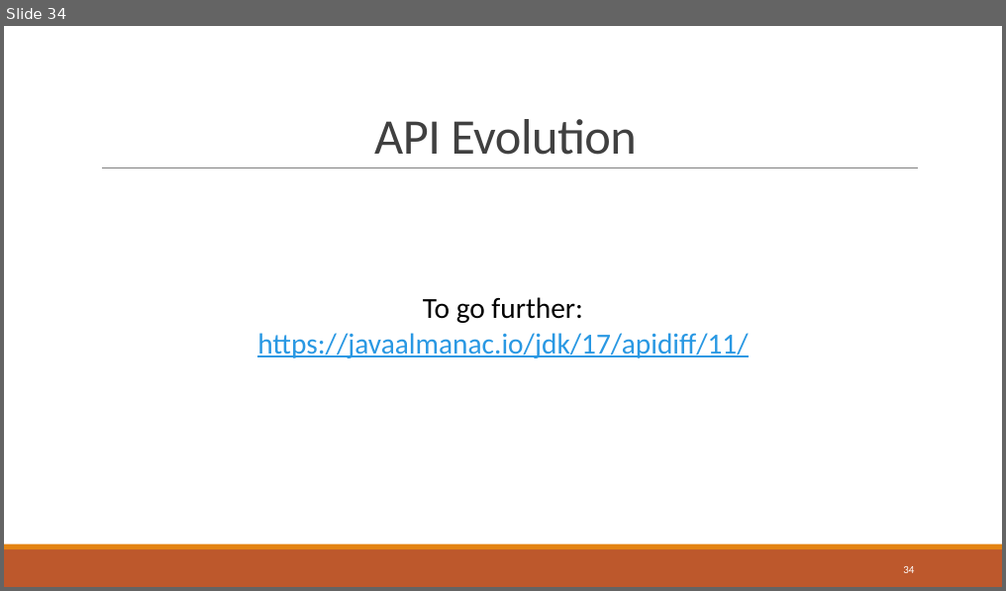
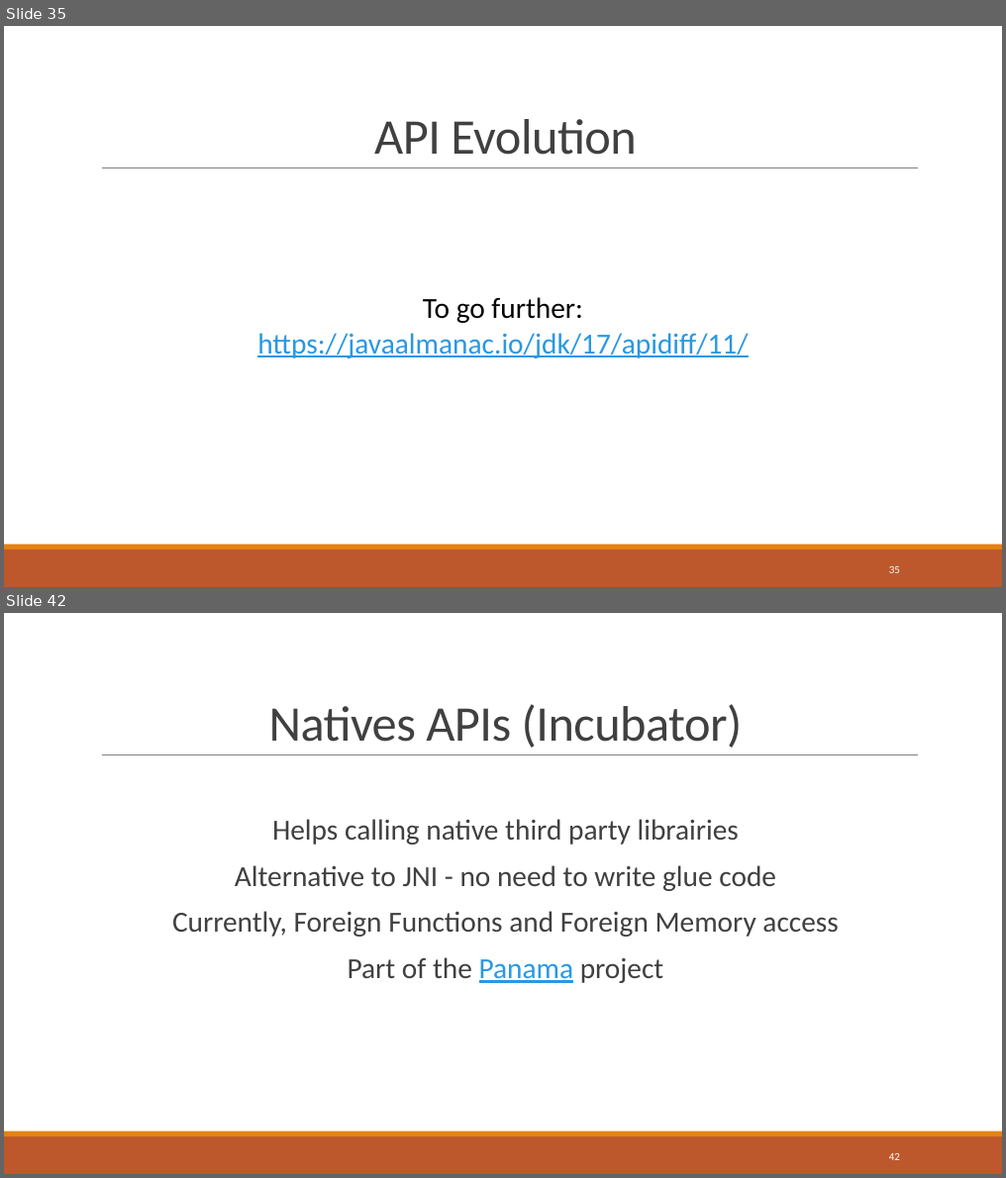
Before and after one commit to bnau/java-11-17, a slide deck: java-11-17.pptx. Shown one above the other, each under a label of ours: slide 34 before the commit, slides 35 and 42 after it; the slides between them are not shown. The pictures are 1006x591 and 1006x1178 pixels, drawn with LibreOffice and Linux fonts; fonts in the diff are those of the drawing; background and template pictures are left out. Boxes give left, top, right and bottom in pixels: in the first picture for what was removed or moved away, otherwise in the second. Text is boxed around its words. In the diff, an @@ line names an element or a change of style, - is before the commit and + after.

```diff
--- a/java-11-17.pptx
+++ b/java-11-17.pptx
@@ slide 42 added at (x1=4, y1=613, x2=1002, y2=1174), background #FFFFFF; not listed: 3 template elements that a slide beside it also shows @@
@@ title added at (x1=269, y1=704, x2=743, y2=748), 48 pt, text #404040 @@
+Natives APIs (Incubator)
@@ text added at (x1=172, y1=819, x2=838, y2=983), 28 pt, text #404040 @@
+Helps calling native third party librairies
+Alternative to JNI - no need to write glue code
+Currently, Foreign Functions and Foreign Memory access
+Part of the Panama project
@@ page number added at (x1=889, y1=1154, x2=900, y2=1160), 10.5 pt, text #FFFFFF @@
+42
@@ what was slide 34 is now slide 35 @@
@@ page number at (x1=889, y1=567, x2=900, y2=573): text changed @@
-34
+35
```
Also in this commit, not shown: 3 slides changed, 9 other slides added, 2 other files.
